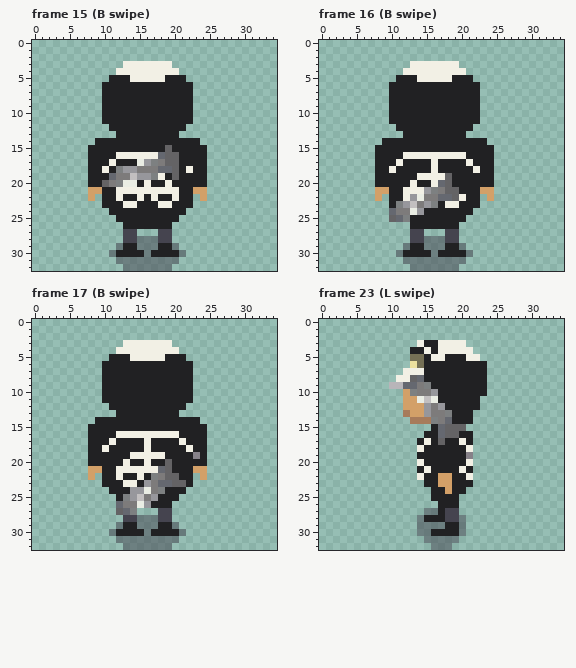
Pixel-art file, stored at MiniJam-Deception/Sprites/main-character-disguised.aseprite. This is how it looked before the edit.
35x33 pixels, 36 frames. Colours within 5 levels of each other are drawn and written as one. Shown: frame 15 (B swipe), frame 16 (B swipe), frame 17 (B swipe), frame 23 (L swipe). The commit also changed other frames, which this record leaves out.
New version:
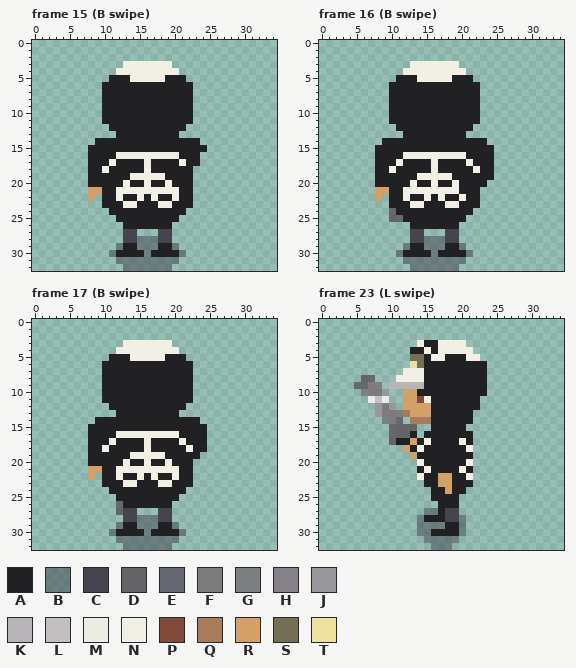
Palette (. is transparent): A #212123  B #45444f81  C #45444f  D #646365  E #656870  F #7d7b7b  G #7d8081  H #868188  J #97979c  K #b8b5b9  L #c2bfc0  M #eaede4  N #f2f0e5  P #80493a  Q #a77b5b  R #d3a068  S #757055  T #ede19e
Edits made:
Changed rows in their new state; - is an unchanged pixel.
Frame 15 (B swipe), layers "Layer 2", "Layer 1":
first column x 10:
15 ---------A-----
16 --------NNN---.
17 -----ANAAAAN--.
18 --AAAANAAAA-A..
19 -AAANNNN--A--..
20 AAANA--------..
21 -------------..
22 --------------.
Frame 16 (B swipe), layers "Layer 2", "Layer 1":
first column x 11:
19 -------N------
20 ------AAN----.
21 ----NNNNN---..
22 --AANANAA----.
23 AANNAA--------
24 AAAA----------
25 -A------------
Frame 17 (B swipe), layers "Layer 2", "Layer 1":
first column x 13:
19 ----------A.
20 ------N---..
21 -----NNN--..
22 ----NAAN---.
23 ---AANNAA---
24 -AAAAA------
25 AAAAA-------
26 AAAA--------
27 CC----------
Frame 23 (L swipe), layers "Layer 2", "Layer 1":
first column x 5:
 8 -DE-----NN-------
 9 EEFG---KKKA------
10 -GFFJ---RAAA-----
11 --MLM----PNA-----
12 ---JFJ----RAA----
13 ---JFFG---RAAA---
14 ----GFE----AAA---
15 -----EDDD---AAAA-
16 -----EDDA---AAA--
17 -----DAAR---A----
18 -------RA--------
19 --------R-------A
Where, in picture pixels (left, top, right, bottom), the same in both pictures:
changed: (102, 145, 207, 201)
changed: (396, 173, 494, 222)
changed: (123, 452, 207, 515)
changed: (354, 375, 473, 459)
